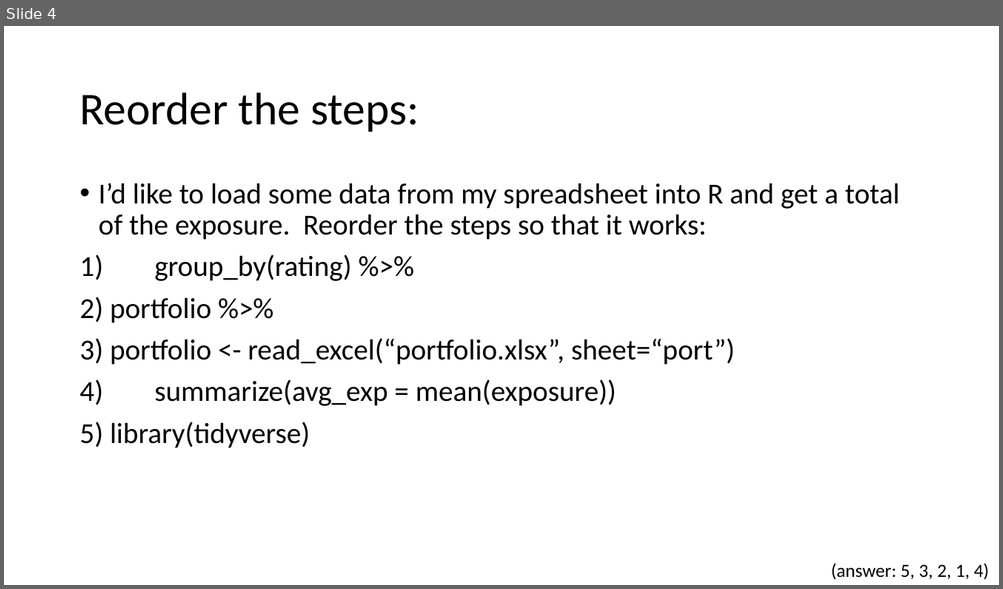
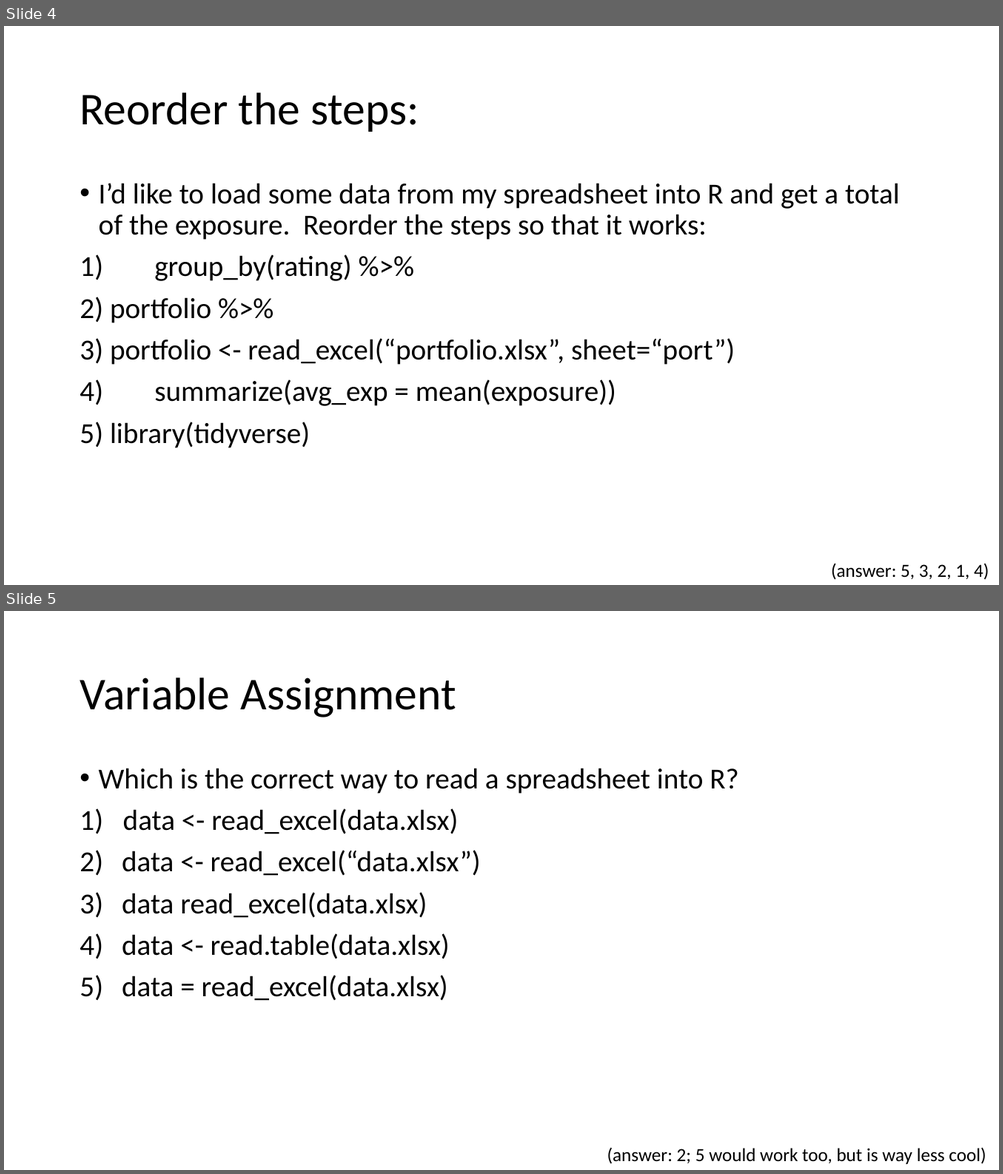
Before and after one commit to mattmcd71/RStudioTeachingExam, a slide deck: SupplementalMaterials2.pptx. Shown one above the other, each under a label of ours: slide 4 before the commit, slides 4 and 5 after it. The pictures are 1003x589 and 1003x1174 pixels, drawn with LibreOffice and Linux fonts; fonts in the diff are those of the drawing. Boxes give left, top, right and bottom in pixels: in the first picture for what was removed or moved away, otherwise in the second. Text is boxed around its words. In the diff, an @@ line names an element or a change of style, - is before the commit and + after.

Commit message:
adding formative assessment

```diff
--- a/SupplementalMaterials2.pptx
+++ b/SupplementalMaterials2.pptx
@@ slide 5 added at (x1=4, y1=611, x2=999, y2=1170), background #FFFFFF @@
@@ title added at (x1=79, y1=678, x2=456, y2=718), 44 pt, text #000000 @@
+Variable Assignment
@@ text added at (x1=79, y1=768, x2=738, y2=1001), 28 pt, text #000000 @@
+• Which is the correct way to read a spreadsheet into R?
+1) data <- read_excel(data.xlsx)
+2) data <- read_excel(“data.xlsx”)
+3) data read_excel(data.xlsx)
+4) data <- read.table(data.xlsx)
+5) data = read_excel(data.xlsx)
@@ text added at (x1=607, y1=1147, x2=985, y2=1165), 18 pt, text #000000 @@
+(answer: 2; 5 would work too, but is way less cool)
```
